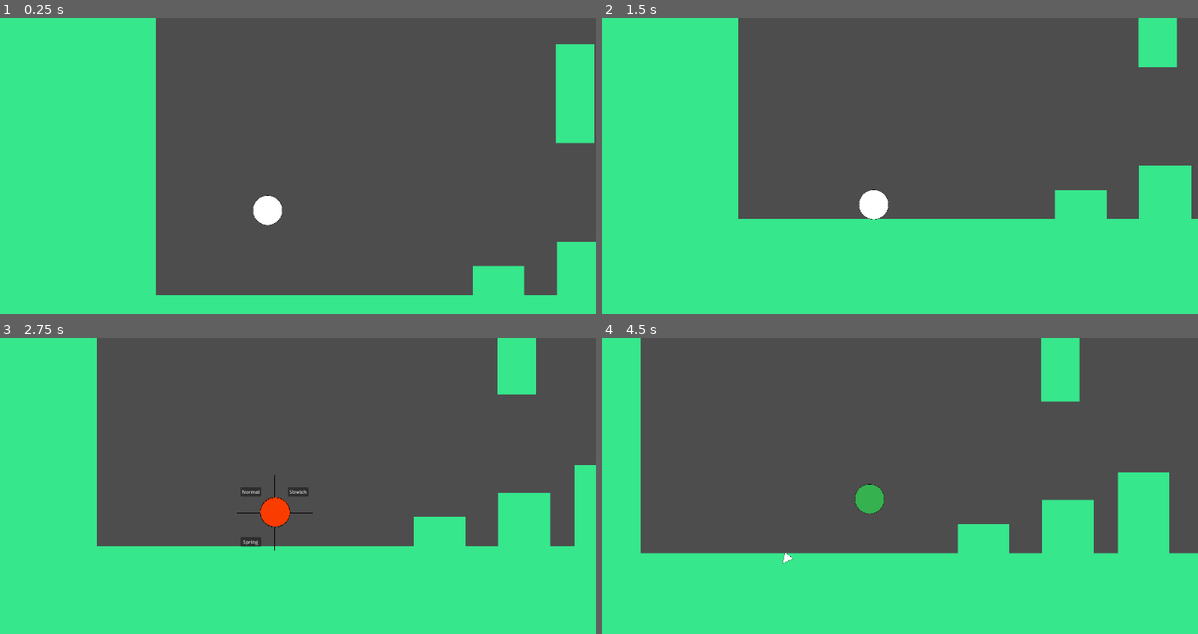
Above: before the commit, frames 1-4 (two rows, left to right).
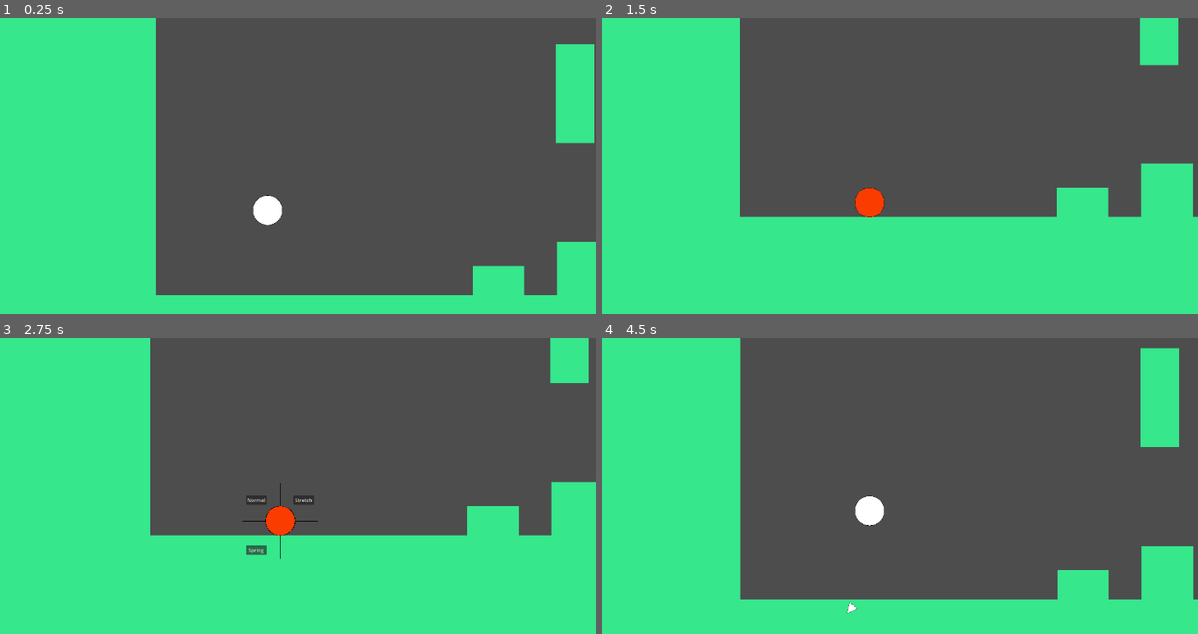
Above: after the commit, the same moments.

Repository: DaPizzaGod/tsa-game
Game: Godot game, scene res://scenes/levels/level.tscn
The game is run twice, just before and just after one commit, with the same random seed, the same clock (stepped at 60 frames per second) and the same inputs.
Inputs (mouse positions are in pixels of both pictures, inside the frame that each line leads up to):
- Up to frame 1 (0.25 s): no input
- Up to frame 2 (1.5 s): move the mouse to (1013, 183) at 0.52 s; hold D (right) 0.53-1.25 s; tap Shift (switch mode) at 0.6 s; tap W (jump) at 0.77 s; click "Stretch" at 1.25 s
- Up to frame 3 (2.75 s): move the mouse to (137, 542) at 2.02 s; hold D (right) from 2.03 s (still down); tap Middle mouse button (other special action) at 2.1 s; tap W (jump) at 2.27 s; tap Shift (switch mode) at 2.3 s
- Up to frame 4 (4.5 s): release D (right) at 2.75 s; click "Spring" at 2.75 s; move the mouse to (935, 441) at 3.52 s; hold A (left) 3.53-4.25 s; click (935, 441) at 3.6 s; tap Shift (switch mode) at 3.8 s; click "Normal" at 4.25 s

The runs differ from the first frame. In frame 1, less than 0.1% of the frame differs, in the area x 43-47%, y 59-70%; in frame 2, 1.6%; in frame 3, 14%; in frame 4, 31%, in the area x 6-100%, y 0-94%.

Commit message:
It's working yay. It appears in right spot and works

Diff:
--- a/scenes/globals/mode_calc.gd
+++ b/scenes/globals/mode_calc.gd
@@ -7,35 +7,17 @@
 var modes := [
 	"normal",
 	"stretch",
-	"spring"]
-
+	"spring"
+	]
+var check_mode:= false
+var new_player_pos
 
 func _process(_delta: float) -> void:
 	# When shift is pressed
 	if Input.is_action_just_pressed("switch mode"):
-		Engine.time_scale = 0.2
+		Engine.time_scale = 0.1
 		menu = switch_mode_menu.instantiate()
 		get_tree().get_root().add_child(menu)
-
-
-
-		'''
-		var menu_stay := Timer.new()
-		add_child(menu_stay)
-		menu_stay.wait_time = 10
-		menu_stay.timeout.connect(_on_menu_stay_timeout)
-		menu_stay.one_shot = true
-		menu_stay.start()
-
-
-
-		if count != max_count:
-			count += 1
-		else:
-			count = 0
-		mode = modes[count]
-
-		'''
 		print(mode)
 
 
--- a/scenes/levels/level.gd
+++ b/scenes/levels/level.gd
@@ -10,10 +10,11 @@
 
 func _ready() -> void:
 	$PlayerNode.add_child(normal.instantiate())
+	swap_player(normal)
 
 
 func _process(_delta: float) -> void:
-	if Input.is_action_just_pressed("switch mode"):
+	if ModeCalc.check_mode:
 		if ModeCalc.mode == "normal":
 			swap_player(normal)
 		elif ModeCalc.mode == "stretch":
@@ -21,8 +22,12 @@
 		elif ModeCalc.mode == "spring":
 			swap_player(spring)
 
-	if ModeCalc.menu:
+		ModeCalc.check_mode = false
+
+	# Move menu to player
+	if ModeCalc.menu and typeof(new_player) == 24:
 		ModeCalc.menu.position = new_player.global_position
+
 
 
 func swap_player(scene: PackedScene):
@@ -37,6 +42,8 @@
 	new_player.global_position = old_pos
 	new_player.velocity = old_vel
 
+
+
 	#Slow down
 	if new_player.has_meta("tween"):
 		new_player.get_meta("tween").kill()
--- a/scenes/ui/switch_mode_menu.gd
+++ b/scenes/ui/switch_mode_menu.gd
@@ -13,7 +13,9 @@
 	change_mode(2)
 
 func change_mode(item):
+
 	ModeCalc.mode = ModeCalc.modes[item]
 	print(ModeCalc.mode)
 	Engine.time_scale = 1
+	ModeCalc.check_mode = true
 	queue_free()
